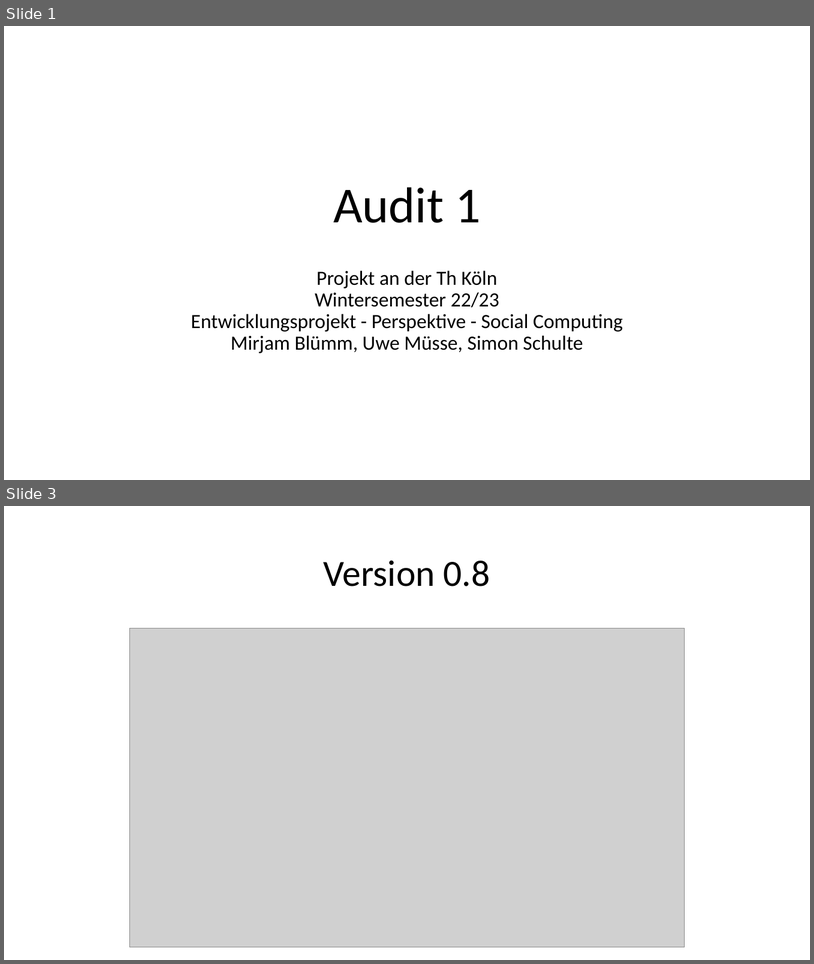
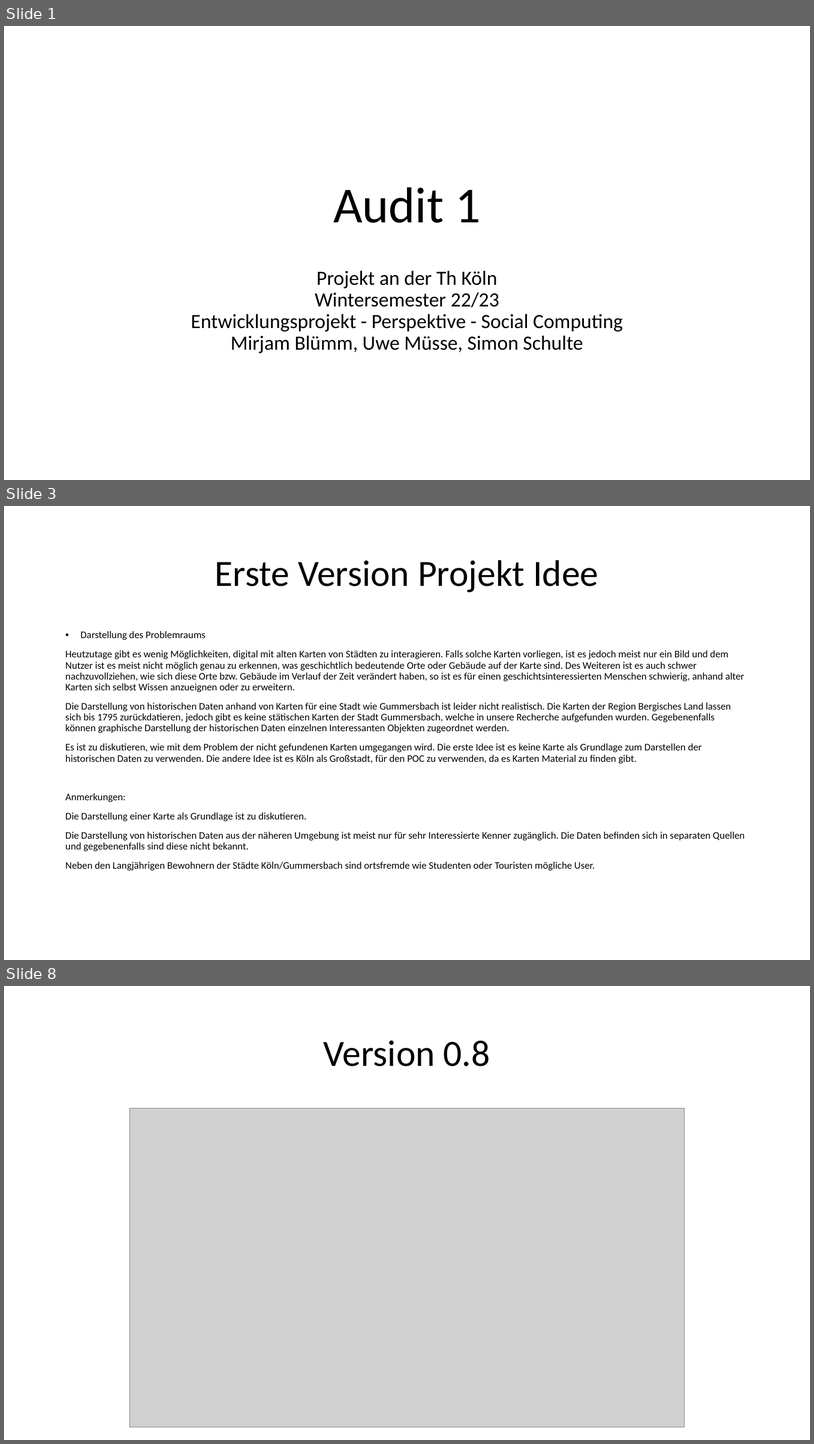
Before and after one commit to sebastiankoch10/EPWS2223HausenKochZimmer, a slide deck: EPWS2223HausenKochZimmer Audit 1.pptx. Shown one above the other, each under a label of ours: slides 1 and 3 before the commit, slides 1, 3 and 8 after it; the slides between them are not shown. The pictures are 814x964 and 814x1444 pixels, drawn with LibreOffice and Linux fonts; fonts in the diff are those of the drawing; grey boxes stand for pictures. Boxes give left, top, right and bottom in pixels: in the first picture for what was removed or moved away, otherwise in the second. Text is boxed around its words. In the diff, an @@ line names an element or a change of style, - is before the commit and + after.

Commit message:
Pojektidee und Recherche ergänzt

```diff
--- a/EPWS2223HausenKochZimmer Audit 1.pptx
+++ b/EPWS2223HausenKochZimmer Audit 1.pptx
@@ slide 3 added at [4,506,810,960], background #FFFFFF @@
@@ title added at [215,560,599,592], 44 pt, text #000000 @@
+Erste Version Projekt Idee
@@ text added at [65,631,745,870], 12 pt, text #000000 @@
+• Darstellung des Problemraums
+Heutzutage gibt es wenig Möglichkeiten, digital mit alten Karten von Städten zu interagieren. Falls solche Karten vorliegen, ist es jedoch meist nur ein Bild und dem Nutzer ist es meist nicht möglich genau zu erkennen, was geschichtlich bedeutende Orte oder Gebäude auf der Karte sind. Des Weiteren ist es auch schwer nachzuvollziehen, wie sich diese Orte bzw. Gebäude im Verlauf der Zeit verändert haben, so ist es für einen geschichtsinteressierten Menschen schwierig, anhand alter Karten sich selbst Wissen anzueignen oder zu erweitern.
+Die Darstellung von historischen Daten anhand von Karten für eine Stadt wie Gummersbach ist leider nicht realistisch. Die Karten der Region Bergisches Land lassen sich bis 1795 zurückdatieren, jedoch gibt es keine stätischen Karten der Stadt Gummersbach, welche in unsere Recherche aufgefunden wurden. Gegebenenfalls können graphische Darstellung der historischen Daten einzelnen Interessanten Objekten zugeordnet werden.
+Es ist zu diskutieren, wie mit dem Problem der nicht gefundenen Karten umgegangen wird. Die erste Idee ist es keine Karte als Grundlage zum Darstellen der historischen Daten zu verwenden. Die andere Idee ist es Köln als Großstadt, für den POC zu verwenden, da es Karten Material zu finden gibt.
+Anmerkungen:
+Die Darstellung einer Karte als Grundlage ist zu diskutieren.
+Die Darstellung von historischen Daten aus der näheren Umgebung ist meist nur für sehr Interessierte Kenner zugänglich. Die Daten befinden sich in separaten Quellen und gegebenenfalls sind diese nicht bekannt.
+Neben den Langjährigen Bewohnern der Städte Köln/Gummersbach sind ortsfremde wie Studenten oder Touristen mögliche User.
@@ what was slide 3 is now slide 8 @@
```
Also in this commit, not shown: 5 other slides added, 1 slide removed.
